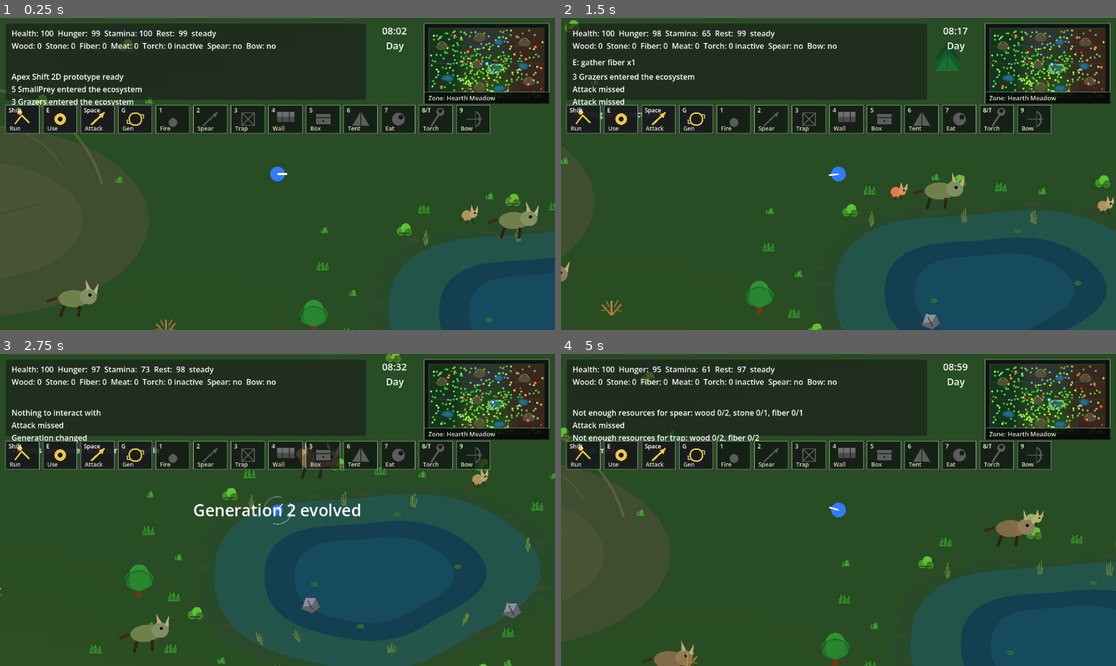
Above: before the commit, frames 1-4 (two rows, left to right).
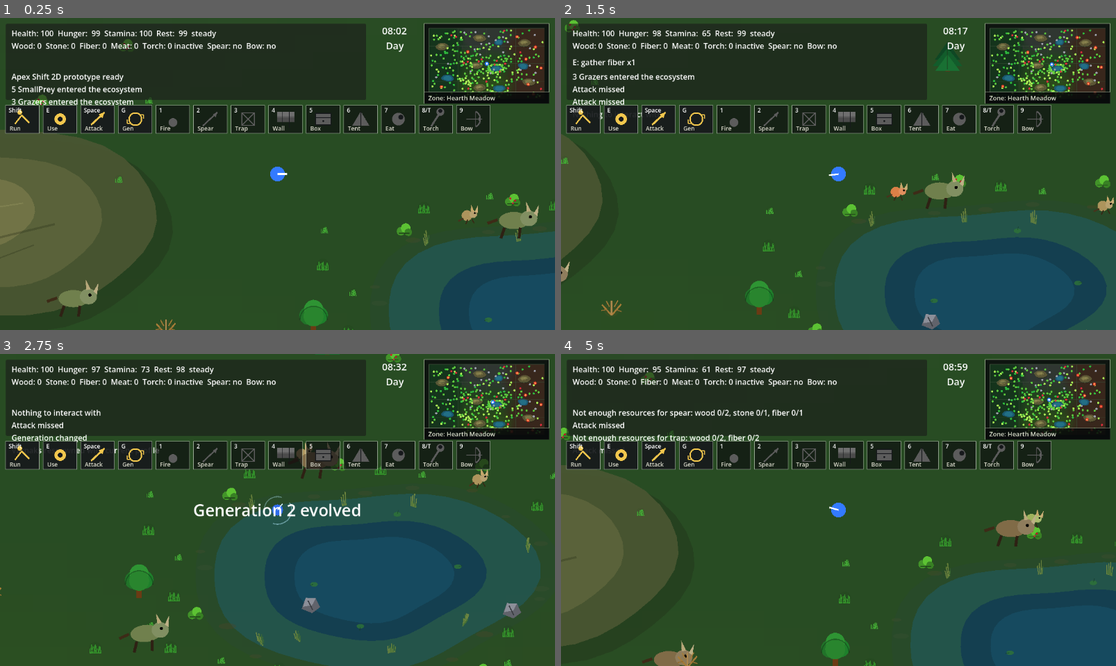
Above: after the commit, the same moments.

Repository: krisstoof/apex-shift-2d
Game: Godot game, scene res://scenes/main.tscn
The game is run twice, just before and just after one commit, with the same random seed, the same clock (stepped at 60 frames per second) and the same inputs.
Inputs (mouse positions are in pixels of both pictures, inside the frame that each line leads up to):
- Up to frame 1 (0.25 s): no input
- Up to frame 2 (1.5 s): tap Enter at 0.5 s; move the mouse to (960, 158) at 0.52 s; hold D (move_right) 0.53-1.28 s; hold Shift 0.53-1.28 s; click (960, 158) at 0.67 s; tap Space at 0.77 s; move the mouse to (727, 189) at 1.27 s; hold S (move_down) from 1.28 s (still down); tap E at 1.35 s
- Up to frame 3 (2.75 s): tap Space at 1.52 s; move the mouse to (333, 441) at 2.02 s; release S (move_down) at 2.03 s; hold D (move_right) from 2.03 s (still down); tap G at 2.1 s
- Up to frame 4 (5 s): move the mouse to (810, 572) at 2.77 s; release D (move_right) at 2.78 s; hold W (move_up) 2.78-3.53 s; tap 1 at 2.85 s; click (810, 572) at 2.92 s; tap Space at 3.02, 3.77, 4.52 s; move the mouse to (1005, 556) at 3.52 s; hold A (move_left) from 3.53 s (still down); tap 2 at 3.6 s; move the mouse to (672, 463) at 4.27 s; tap 3 at 4.35 s

The runs differ from the first frame. In frame 1, 3.7% of the frame differs, in the area x 0-97%, y 4-96%; in frame 2, 0.6%; in frame 3, 0.1%; in frame 4, 2.4%.

Commit message:
feature/#89 Improve hill readability and elevation visuals

Diff:
--- a/scripts/systems/game_balance.gd
+++ b/scripts/systems/game_balance.gd
@@ -165,6 +165,10 @@
 	"dense_vegetation_zone_count": 7,
 	"animal_hotspot_count": 4,
 	"hill_spawn_margin": 220.0,
+	"hill_shape_irregularity": 0.10,
+	"hill_shape_sample_count": 40,
+	"hill_mid_elevation_factor": 0.70,
+	"hill_peak_elevation_factor": 0.38,
 	"pond_spawn_margin": 260.0,
 	"landmark_min_distance": 420.0,
 	"pond_vegetation_bonus": 2.0,
--- a/scripts/ui/map_screen.gd
+++ b/scripts/ui/map_screen.gd
@@ -8,6 +8,7 @@
 const BIOME_BLEND_RADIUS := 420.0
 const BIOME_NEIGHBOR_BLEND_WEIGHT := 0.90
 const POND_MARKER_Y_SCALE := 0.62
+const HILL_MARKER_Y_SCALE := 0.58
 
 var player: Node2D
 var evolution_director: Node
@@ -160,7 +161,7 @@
 				_draw_pond_marker(center, radius, landmark)
 				_draw_landmark_label(center, _get_landmark_label(landmark), Color(0.72, 0.92, 0.88))
 			"hill":
-				_draw_hill_marker(center, radius)
+				_draw_hill_marker(center, radius, landmark)
 				_draw_landmark_label(center, _get_landmark_label(landmark), Color(0.86, 0.82, 0.56))
 
 
@@ -216,11 +217,52 @@
 	return max(16, int(GAME_BALANCE.LANDMARKS.get("pond_shape_sample_count", 48)))
 
 
-func _draw_hill_marker(center: Vector2, radius: float) -> void:
+func _draw_hill_marker(center: Vector2, radius: float, landmark: Dictionary) -> void:
 	var marker_radius: float = clamp(radius, 9.0, 38.0)
-	_draw_filled_ellipse(Rect2(center - Vector2(marker_radius, marker_radius * 0.58), Vector2(marker_radius * 2.0, marker_radius * 1.16)), Color(0.34, 0.33, 0.22, 0.86))
-	_draw_filled_ellipse(Rect2(center - Vector2(marker_radius * 0.62, marker_radius * 0.34), Vector2(marker_radius * 1.24, marker_radius * 0.68)), Color(0.43, 0.42, 0.27, 0.48))
-	draw_arc(center + Vector2(0.0, -marker_radius * 0.10), marker_radius * 0.66, deg_to_rad(198.0), deg_to_rad(342.0), 18, Color(0.64, 0.61, 0.38, 0.55), 2.0, true)
+	_draw_filled_hill_marker(center + Vector2(marker_radius * 0.08, marker_radius * 0.10), marker_radius, landmark, 1.0, Color(0.12, 0.13, 0.08, 0.38))
+	_draw_filled_hill_marker(center, marker_radius, landmark, 1.0, Color(0.36, 0.35, 0.22, 0.92))
+	_draw_filled_hill_marker(center, marker_radius, landmark, 0.70, Color(0.47, 0.45, 0.27, 0.62))
+	_draw_filled_hill_marker(center + Vector2(-marker_radius * 0.08, -marker_radius * 0.08), marker_radius, landmark, 0.38, Color(0.63, 0.60, 0.36, 0.56))
+	draw_line(center + Vector2(-marker_radius * 0.44, -marker_radius * 0.08), center + Vector2(marker_radius * 0.24, -marker_radius * 0.18), Color(0.75, 0.72, 0.45, 0.62), 2.0)
+	draw_line(center + Vector2(-marker_radius * 0.18, marker_radius * 0.20), center + Vector2(marker_radius * 0.46, marker_radius * 0.06), Color(0.14, 0.15, 0.09, 0.44), 2.0)
+
+
+func _draw_filled_hill_marker(center: Vector2, radius: float, landmark: Dictionary, radius_factor: float, marker_color: Color) -> void:
+	var points := PackedVector2Array()
+	var sample_count := _get_hill_shape_sample_count()
+	for i in range(sample_count):
+		var angle := TAU * float(i) / float(sample_count)
+		var shape_scale := _get_hill_shape_scale(landmark, angle)
+		points.append(center + Vector2(
+			cos(angle) * radius * radius_factor * shape_scale,
+			sin(angle) * radius * HILL_MARKER_Y_SCALE * radius_factor * shape_scale
+		))
+	draw_colored_polygon(points, marker_color)
+
+
+func _get_hill_shape_scale(landmark: Dictionary, angle: float) -> float:
+	var irregularity: float = float(clamp(float(GAME_BALANCE.LANDMARKS.get("hill_shape_irregularity", 0.10)), 0.0, 0.35))
+	if irregularity <= 0.0:
+		return 1.0
+	var seed: float = _get_hill_shape_seed(landmark)
+	var wave: float = (
+		sin(angle * 2.0 + seed) * 0.50
+		+ sin(angle * 4.0 - seed * 1.35) * 0.28
+		+ sin(angle * 6.0 + seed * 0.4) * 0.16
+	) / 0.94
+	return clamp(1.0 + wave * irregularity, 1.0 - irregularity * 1.15, 1.0 + irregularity * 1.15)
+
+
+func _get_hill_shape_seed(landmark: Dictionary) -> float:
+	var hill_id := str(landmark.get("id", "hill"))
+	var seed := 0
+	for i in hill_id.length():
+		seed = (seed + hill_id.unicode_at(i) * (i + 5)) % 997
+	return float(seed) / 997.0 * TAU
+
+
+func _get_hill_shape_sample_count() -> int:
+	return max(16, int(GAME_BALANCE.LANDMARKS.get("hill_shape_sample_count", 40)))
 
 
 func _draw_filled_ellipse(rect: Rect2, ellipse_color: Color) -> void:
--- a/scripts/ui/minimap.gd
+++ b/scripts/ui/minimap.gd
@@ -7,6 +7,7 @@
 const BIOME_BLEND_RADIUS := 420.0
 const BIOME_NEIGHBOR_BLEND_WEIGHT := 0.90
 const POND_MARKER_Y_SCALE := 0.62
+const HILL_MARKER_Y_SCALE := 0.58
 
 var player: Node2D
 var world_rect := WORLD_CONFIG.WORLD_RECT
@@ -160,7 +161,7 @@
 			"pond":
 				_draw_pond_marker(center, radius, landmark)
 			"hill":
-				_draw_hill_marker(center, radius)
+				_draw_hill_marker(center, radius, landmark)
 
 
 func _refresh_landmarks_from_world() -> void:
@@ -215,10 +216,51 @@
 	return max(16, int(GAME_BALANCE.LANDMARKS.get("pond_shape_sample_count", 48)))
 
 
-func _draw_hill_marker(center: Vector2, radius: float) -> void:
+func _draw_hill_marker(center: Vector2, radius: float, landmark: Dictionary) -> void:
 	var marker_radius: float = clamp(radius, 4.5, 13.0)
-	_draw_filled_ellipse(Rect2(center - Vector2(marker_radius, marker_radius * 0.58), Vector2(marker_radius * 2.0, marker_radius * 1.16)), Color(0.36, 0.34, 0.22, 0.82))
-	draw_arc(center + Vector2(0.0, -marker_radius * 0.10), marker_radius * 0.66, deg_to_rad(198.0), deg_to_rad(342.0), 12, Color(0.64, 0.61, 0.38, 0.55), 1.2, true)
+	_draw_filled_hill_marker(center + Vector2(marker_radius * 0.08, marker_radius * 0.10), marker_radius, landmark, 1.0, Color(0.12, 0.13, 0.08, 0.38))
+	_draw_filled_hill_marker(center, marker_radius, landmark, 1.0, Color(0.38, 0.36, 0.22, 0.90))
+	_draw_filled_hill_marker(center + Vector2(-marker_radius * 0.08, -marker_radius * 0.08), marker_radius, landmark, 0.56, Color(0.58, 0.55, 0.32, 0.58))
+	draw_line(center + Vector2(-marker_radius * 0.42, -marker_radius * 0.08), center + Vector2(marker_radius * 0.22, -marker_radius * 0.16), Color(0.72, 0.69, 0.43, 0.58), 1.2)
+	draw_line(center + Vector2(-marker_radius * 0.18, marker_radius * 0.18), center + Vector2(marker_radius * 0.42, marker_radius * 0.06), Color(0.15, 0.16, 0.09, 0.42), 1.2)
+
+
+func _draw_filled_hill_marker(center: Vector2, radius: float, landmark: Dictionary, radius_factor: float, marker_color: Color) -> void:
+	var points := PackedVector2Array()
+	var sample_count := _get_hill_shape_sample_count()
+	for i in range(sample_count):
+		var angle := TAU * float(i) / float(sample_count)
+		var shape_scale := _get_hill_shape_scale(landmark, angle)
+		points.append(center + Vector2(
+			cos(angle) * radius * radius_factor * shape_scale,
+			sin(angle) * radius * HILL_MARKER_Y_SCALE * radius_factor * shape_scale
+		))
+	draw_colored_polygon(points, marker_color)
+
+
+func _get_hill_shape_scale(landmark: Dictionary, angle: float) -> float:
+	var irregularity: float = float(clamp(float(GAME_BALANCE.LANDMARKS.get("hill_shape_irregularity", 0.10)), 0.0, 0.35))
+	if irregularity <= 0.0:
+		return 1.0
+	var seed: float = _get_hill_shape_seed(landmark)
+	var wave: float = (
+		sin(angle * 2.0 + seed) * 0.50
+		+ sin(angle * 4.0 - seed * 1.35) * 0.28
+		+ sin(angle * 6.0 + seed * 0.4) * 0.16
+	) / 0.94
+	return clamp(1.0 + wave * irregularity, 1.0 - irregularity * 1.15, 1.0 + irregularity * 1.15)
+
+
+func _get_hill_shape_seed(landmark: Dictionary) -> float:
+	var hill_id := str(landmark.get("id", "hill"))
+	var seed := 0
+	for i in hill_id.length():
+		seed = (seed + hill_id.unicode_at(i) * (i + 5)) % 997
+	return float(seed) / 997.0 * TAU
+
+
+func _get_hill_shape_sample_count() -> int:
+	return max(16, int(GAME_BALANCE.LANDMARKS.get("hill_shape_sample_count", 40)))
 
 
 func _draw_filled_ellipse(rect: Rect2, ellipse_color: Color) -> void:
--- a/scripts/world/world.gd
+++ b/scripts/world/world.gd
@@ -38,6 +38,7 @@
 const CREATURE_BOUND_GROUPS := ["varnak", "small_prey", "grazer"]
 const CREATURE_BOUND_TELEPORT_PADDING := 36.0
 const HILL_RESOURCE_BLOCK_RADIUS_FACTOR := 0.72
+const HILL_VISUAL_Y_SCALE := 0.58
 const POND_VISUAL_Y_SCALE := 0.62
 const POND_VEGETATION_MIN_COUNT := 18
 const POND_VEGETATION_RING_MIN_FACTOR := 0.82
@@ -431,9 +432,65 @@
 
 
 func _is_position_in_hill_obstacle(position: Vector2, hill: Dictionary) -> bool:
+	return _get_hill_shape_ratio(position, hill) <= HILL_RESOURCE_BLOCK_RADIUS_FACTOR
+
+
+func _get_hill_shape_position(hill: Dictionary, angle: float, radius_factor: float, offset: Vector2 = Vector2.ZERO) -> Vector2:
 	var center := Vector2(hill.get("position", Vector2.ZERO))
-	var radius := float(hill.get("radius", 0.0)) * HILL_RESOURCE_BLOCK_RADIUS_FACTOR
-	return radius > 0.0 and position.distance_to(center) <= radius
+	var radius := float(hill.get("radius", 0.0))
+	var shape_scale := _get_hill_shape_scale(hill, angle)
+	return center + offset + Vector2(
+		cos(angle) * radius * radius_factor * shape_scale,
+		sin(angle) * radius * HILL_VISUAL_Y_SCALE * radius_factor * shape_scale
+	)
+
+
+func _get_hill_shape_ratio(position: Vector2, hill: Dictionary) -> float:
+	var center := Vector2(hill.get("position", Vector2.ZERO))
+	var radius := float(hill.get("radius", 0.0))
+	if radius <= 0.0:
+		return INF
+	var offset := position - center
+	var normalized := Vector2(offset.x / radius, offset.y / (radius * HILL_VISUAL_Y_SCALE))
+	var shape_scale := _get_hill_shape_scale(hill, normalized.angle())
+	return normalized.length() / max(shape_scale, 0.1)
+
+
+func _get_hill_shape_scale(hill: Dictionary, angle: float) -> float:
+	var irregularity: float = _get_hill_shape_irregularity()
+	if irregularity <= 0.0:
+		return 1.0
+	var seed: float = _get_hill_shape_seed(hill)
+	var wave: float = (
+		sin(angle * 2.0 + seed) * 0.50
+		+ sin(angle * 4.0 - seed * 1.35) * 0.28
+		+ sin(angle * 6.0 + seed * 0.4) * 0.16
+	) / 0.94
+	return clamp(1.0 + wave * irregularity, 1.0 - irregularity * 1.15, 1.0 + irregularity * 1.15)
+
+
+func _get_hill_shape_seed(hill: Dictionary) -> float:
+	var hill_id := str(hill.get("id", "hill"))
+	var seed := 0
+	for i in hill_id.length():
+		seed = (seed + hill_id.unicode_at(i) * (i + 5)) % 997
+	return float(seed) / 997.0 * TAU
+
+
+func _get_hill_shape_irregularity() -> float:
+	return float(clamp(float(GAME_BALANCE.LANDMARKS.get("hill_shape_irregularity", 0.10)), 0.0, 0.35))
+
+
+func _get_hill_shape_sample_count() -> int:
+	return max(16, int(GAME_BALANCE.LANDMARKS.get("hill_shape_sample_count", 40)))
+
+
+func _get_hill_mid_elevation_factor() -> float:
+	return float(GAME_BALANCE.LANDMARKS.get("hill_mid_elevation_factor", 0.70))
+
+
+func _get_hill_peak_elevation_factor() -> float:
+	return float(GAME_BALANCE.LANDMARKS.get("hill_peak_elevation_factor", 0.38))
 
 
 func _spawn_resource_at(resource_kind: String, pos: Vector2) -> Node:
@@ -1450,15 +1507,36 @@
 
 
 func _draw_hill_landmark(landmark: Dictionary) -> void:
-	var center := Vector2(landmark.get("position", Vector2.ZERO))
 	var radius := float(landmark.get("radius", 120.0))
-	var base_color := Color(0.28, 0.31, 0.20, 0.72)
-	var ridge_color := Color(0.43, 0.43, 0.29, 0.58)
-	_draw_filled_ellipse(Rect2(center - Vector2(radius, radius * 0.55), Vector2(radius * 2.0, radius * 1.1)), base_color)
-	_draw_filled_ellipse(Rect2(center - Vector2(radius * 0.62, radius * 0.34), Vector2(radius * 1.24, radius * 0.68)), Color(0.35, 0.37, 0.24, 0.38))
-	draw_arc(center, radius * 0.76, deg_to_rad(196.0), deg_to_rad(344.0), 28, ridge_color, 5.0)
-	draw_arc(center + Vector2(radius * 0.10, -radius * 0.08), radius * 0.46, deg_to_rad(200.0), deg_to_rad(330.0), 24, ridge_color.darkened(0.15), 3.0)
-	draw_line(center + Vector2(-radius * 0.44, radius * 0.12), center + Vector2(radius * 0.38, -radius * 0.10), Color(0.18, 0.20, 0.13, 0.28), 3.0)
+	_draw_filled_hill_shape(landmark, 1.04, Color(0.12, 0.14, 0.09, 0.28), Vector2(radius * 0.05, radius * 0.07))
+	_draw_filled_hill_shape(landmark, 1.0, Color(0.30, 0.34, 0.20, 0.86))
+	_draw_filled_hill_shape(landmark, _get_hill_mid_elevation_factor(), Color(0.40, 0.42, 0.25, 0.62))
+	_draw_filled_hill_shape(landmark, _get_hill_peak_elevation_factor(), Color(0.53, 0.52, 0.32, 0.50), Vector2(-radius * 0.05, -radius * 0.05))
+	_draw_hill_slope_marks(landmark)
+
+
+func _draw_filled_hill_shape(hill: Dictionary, radius_factor: float, hill_color: Color, offset: Vector2 = Vector2.ZERO) -> void:
+	var points := PackedVector2Array()
+	var sample_count := _get_hill_shape_sample_count()
+	for i in range(sample_count):
+		var angle := TAU * float(i) / float(sample_count)
+		points.append(_get_hill_shape_position(hill, angle, radius_factor, offset))
+	draw_colored_polygon(points, hill_color)
+
+
+func _draw_hill_slope_marks(hill: Dictionary) -> void:
+	var center := Vector2(hill.get("position", Vector2.ZERO))
+	var radius := float(hill.get("radius", 120.0))
+	var light_color := Color(0.63, 0.62, 0.40, 0.42)
+	var dark_color := Color(0.16, 0.18, 0.10, 0.32)
+	var light_start := center + Vector2(-radius * 0.44, -radius * 0.12)
+	var light_end := center + Vector2(radius * 0.12, -radius * 0.24)
+	var dark_start := center + Vector2(-radius * 0.20, radius * 0.18)
+	var dark_end := center + Vector2(radius * 0.46, radius * 0.02)
+	draw_line(light_start, light_end, light_color, 4.0)
+	draw_line(center + Vector2(-radius * 0.24, -radius * 0.02), center + Vector2(radius * 0.28, -radius * 0.10), light_color.darkened(0.08), 2.6)
+	draw_line(dark_start, dark_end, dark_color, 4.0)
+	draw_line(center + Vector2(-radius * 0.08, radius * 0.30), center + Vector2(radius * 0.34, radius * 0.14), dark_color, 2.4)
 
 
 func _draw_pond_landmark(landmark: Dictionary) -> void:
